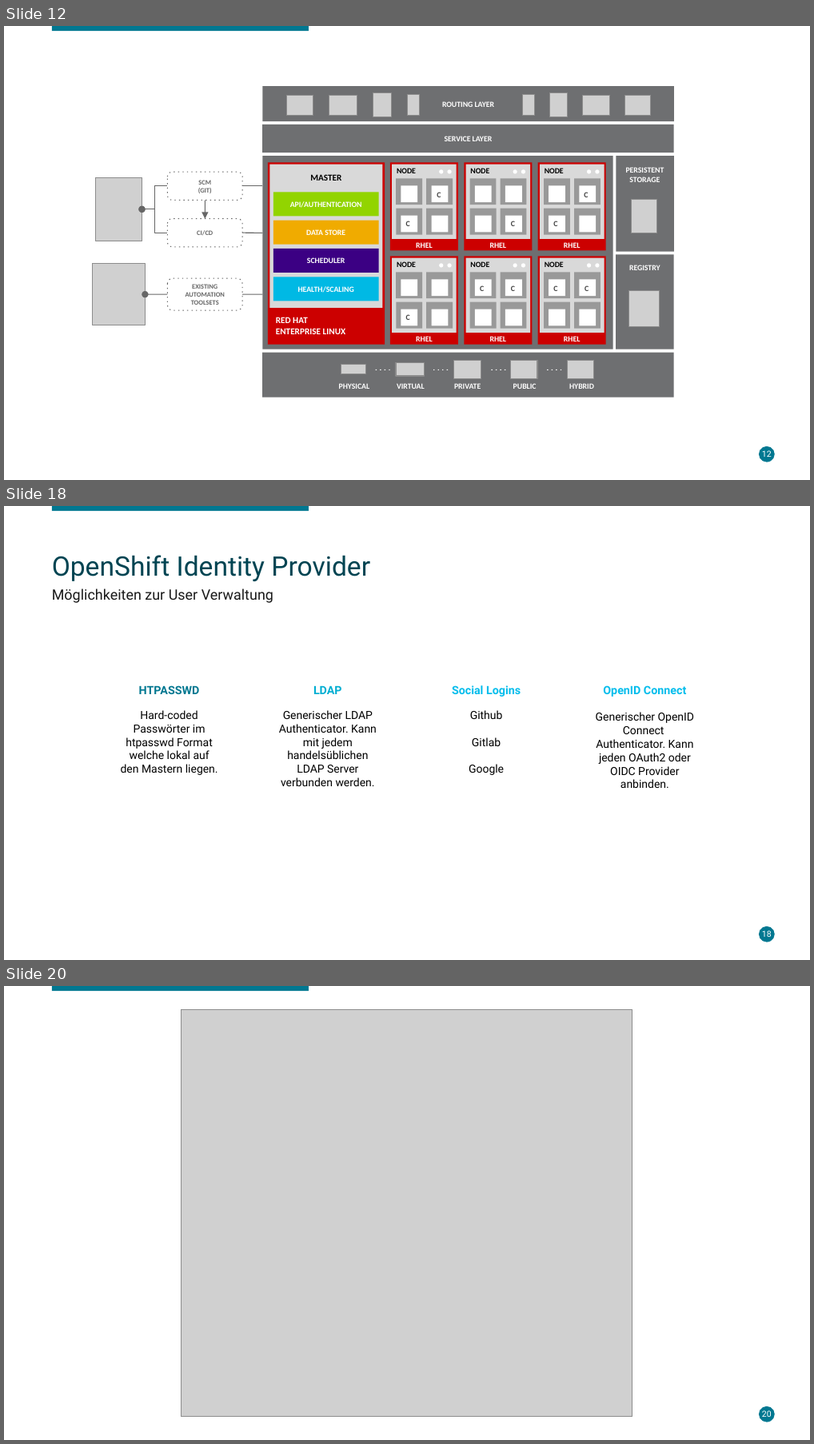
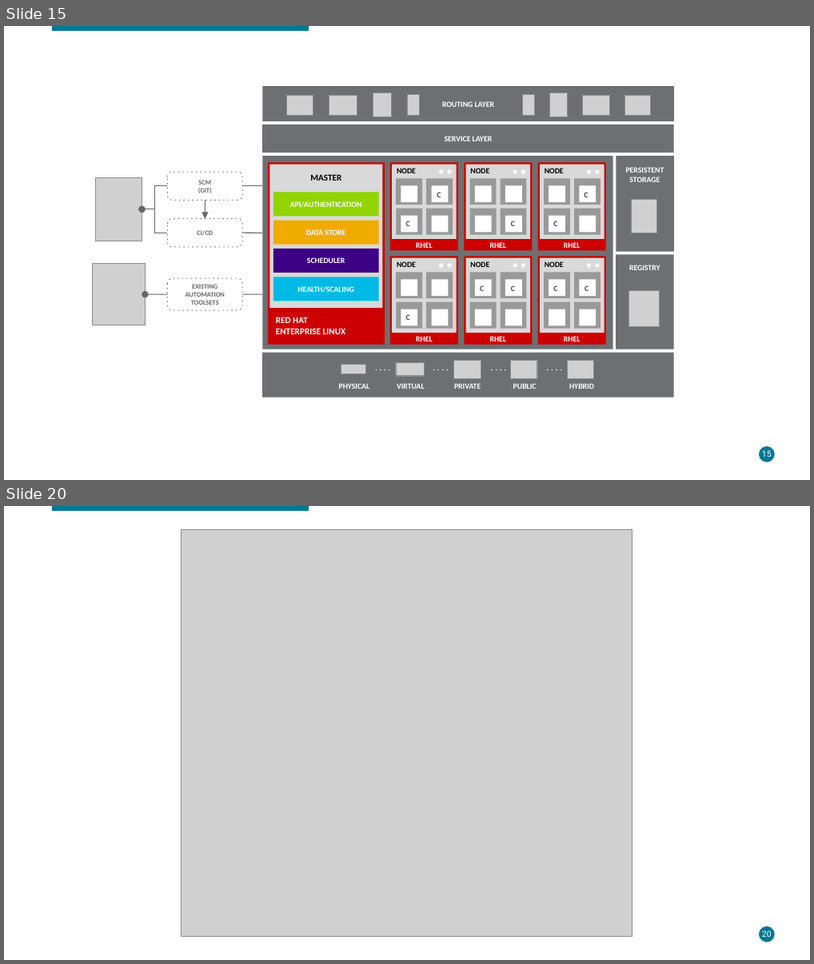
Before and after one commit to lukeelten/openshift-slac, a slide deck: Enterprise Container Management.odp. Shown one above the other, each under a label of ours: slides 12, 18 and 20 before the commit, slides 15 and 20 after it; the slides between them are not shown. The pictures are 814x1444 and 814x964 pixels, drawn with LibreOffice and Linux fonts; fonts in the diff are those of the drawing; grey boxes stand for pictures; background and template pictures are left out. Boxes give left, top, right and bottom in pixels: in the first picture for what was removed or moved away, otherwise in the second. Text is boxed around its words. In the diff, an @@ line names an element or a change of style, - is before the commit and + after.

```diff
--- a/Enterprise Container Management.odp
+++ b/Enterprise Container Management.odp
@@ slide 18 removed at (4, 506, 810, 960), background #FFFFFF; not listed: 2 template elements that a slide beside it also shows @@
@@ title removed at (52, 555, 370, 581) @@
-OpenShift Identity Provider
@@ text removed at (52, 588, 274, 603) @@
-Möglichkeiten zur User Verwaltung
@@ text removed at (121, 685, 218, 775) @@
-HTPASSWD
-Hard-coded Passwörter im htpasswd Format welche lokal auf den Mastern liegen.
@@ text removed at (279, 686, 377, 786) @@
-LDAP
-Generischer LDAP Authenticator. Kann mit jedem handelsüblichen LDAP Server verbunden werden.
@@ text removed at (452, 685, 521, 775) @@
-Social Logins
-Github
-Gitlab
-Google
@@ text removed at (596, 685, 695, 788) @@
-OpenID Connect
-Generischer OpenID Connect Authenticator. Kann jeden OAuth2 oder OIDC Provider anbinden.
@@ page number removed at (762, 930, 772, 936) @@
-18
@@ what was slide 12 is now slide 15 @@
@@ page number at (762, 450, 772, 456): text changed @@
-12
+15
```
Also in this commit, not shown: 7 slides changed, 9 slides added, 9 other slides removed.
